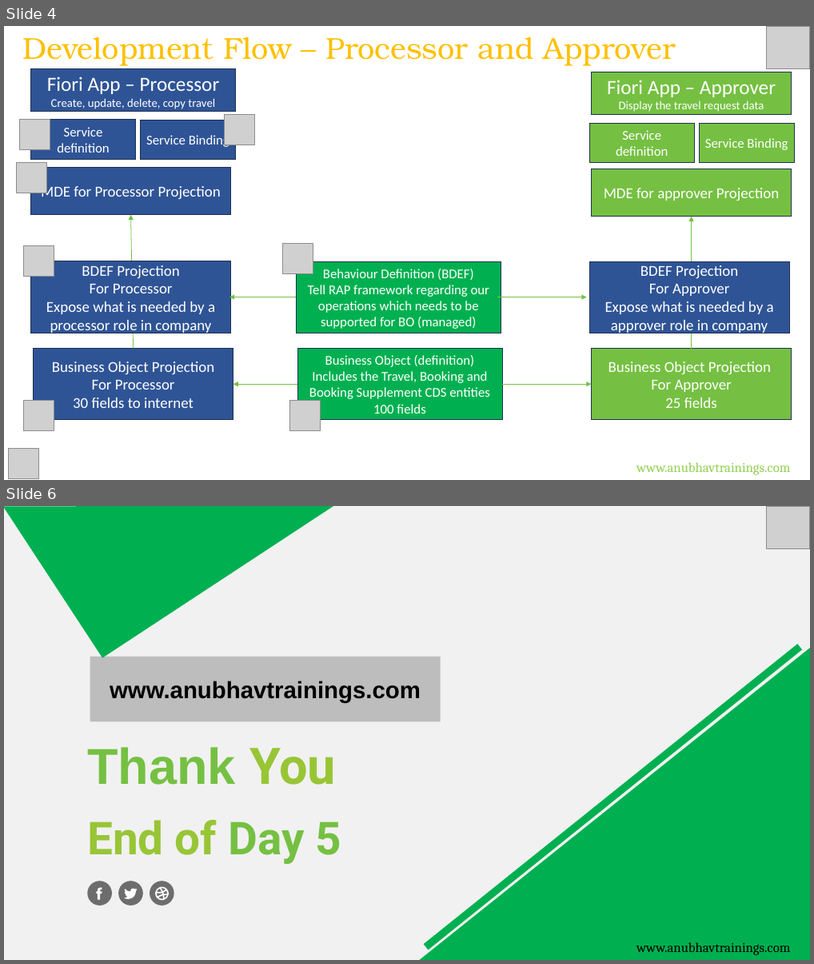
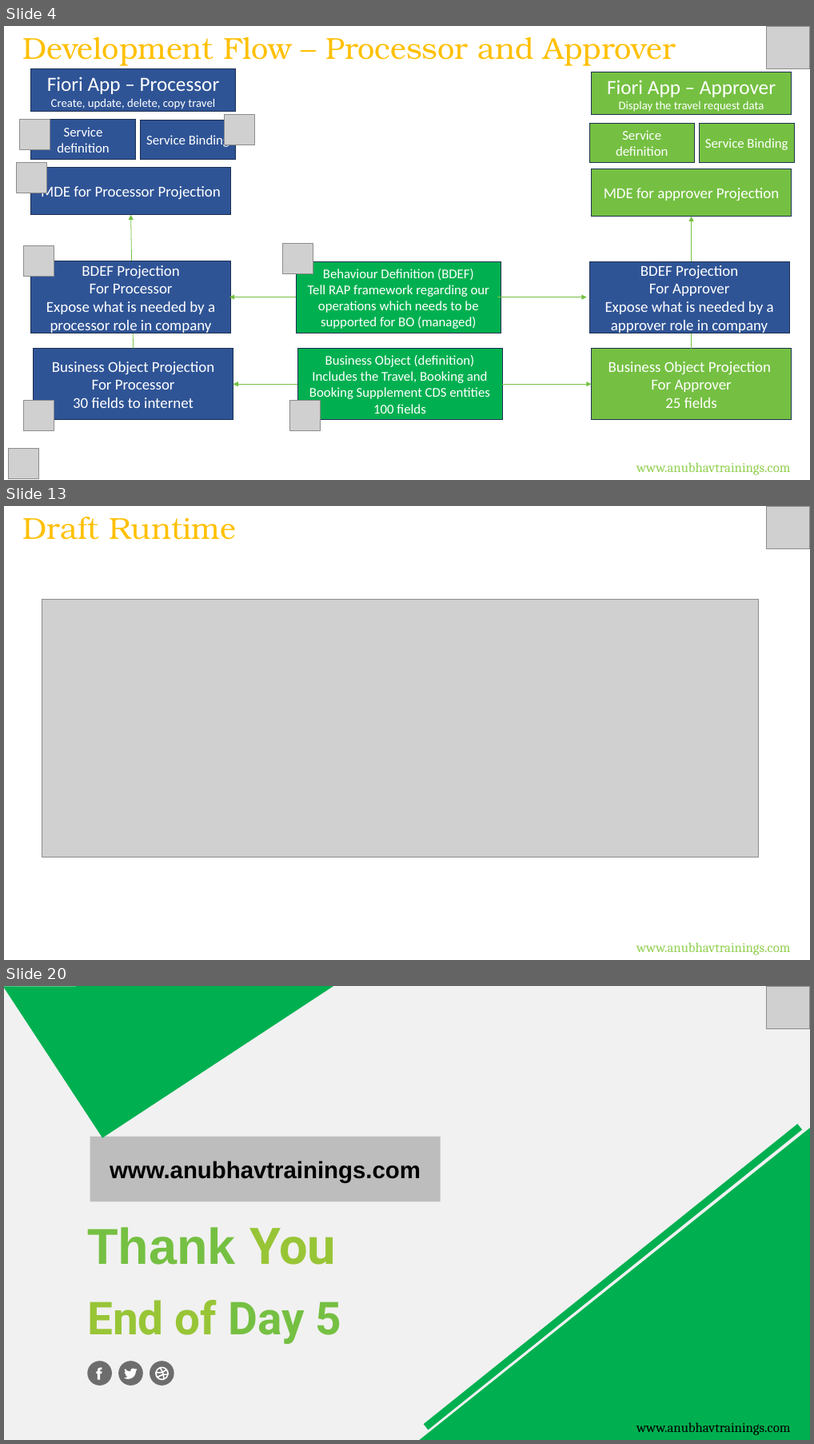
Before and after one commit to soyuztechnologies/AOC_Corporate_Training, a slide deck: Day 6/DAY-6.pptx. Shown one above the other, each under a label of ours: slides 4 and 6 before the commit, slides 4, 13 and 20 after it; the slides between them are not shown. The pictures are 814x964 and 814x1444 pixels, drawn with LibreOffice and Linux fonts; fonts in the diff are those of the drawing; grey boxes stand for pictures. Boxes give left, top, right and bottom in pixels: in the first picture for what was removed or moved away, otherwise in the second. Text is boxed around its words. In the diff, an @@ line names an element or a change of style, - is before the commit and + after.

```diff
--- a/Day 6/DAY-6.pptx
+++ b/Day 6/DAY-6.pptx
@@ slide 13 added at [4,506,810,960], background #FFFFFF @@
@@ text added at [22,516,236,540], 36 pt, text #FFC000 @@
+Draft Runtime
@@ picture added at [767,506,810,549] @@
@@ picture added at [42,600,759,857] @@
@@ text added at [637,942,790,955], 16 pt, text #92D050 @@
+www.anubhavtrainings.com
@@ what was slide 6 is now slide 20 @@
```
Also in this commit, not shown: 1 slide changed, 13 other slides added, 4 other files.
